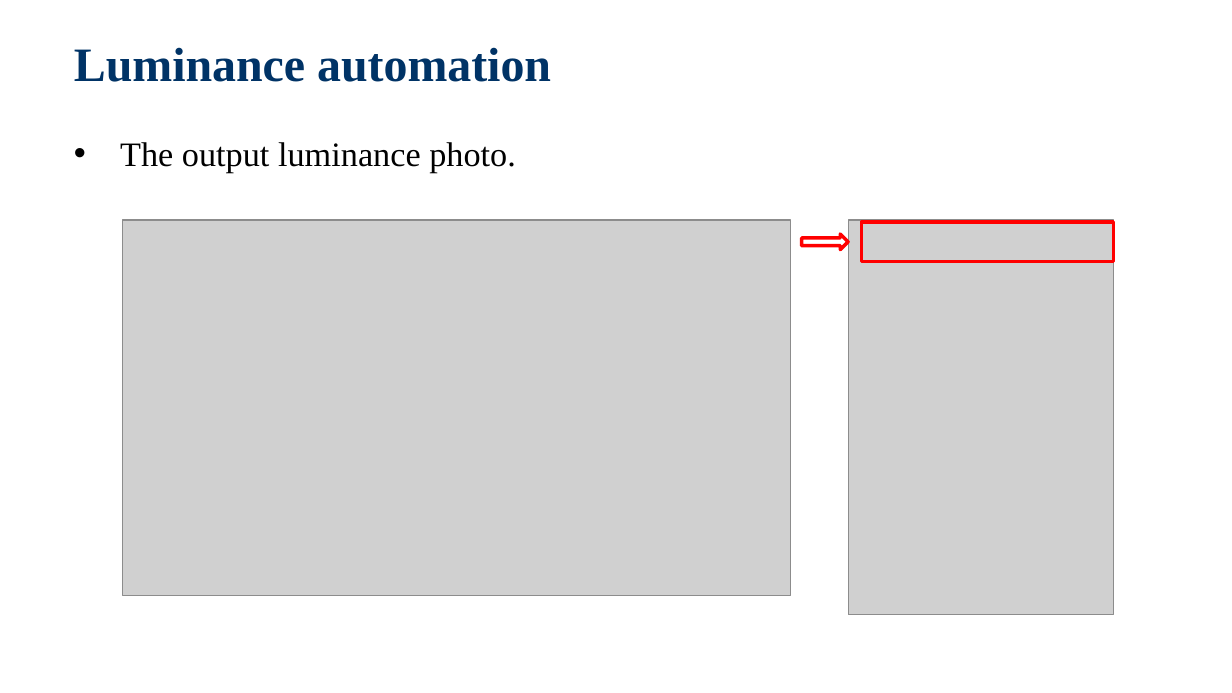
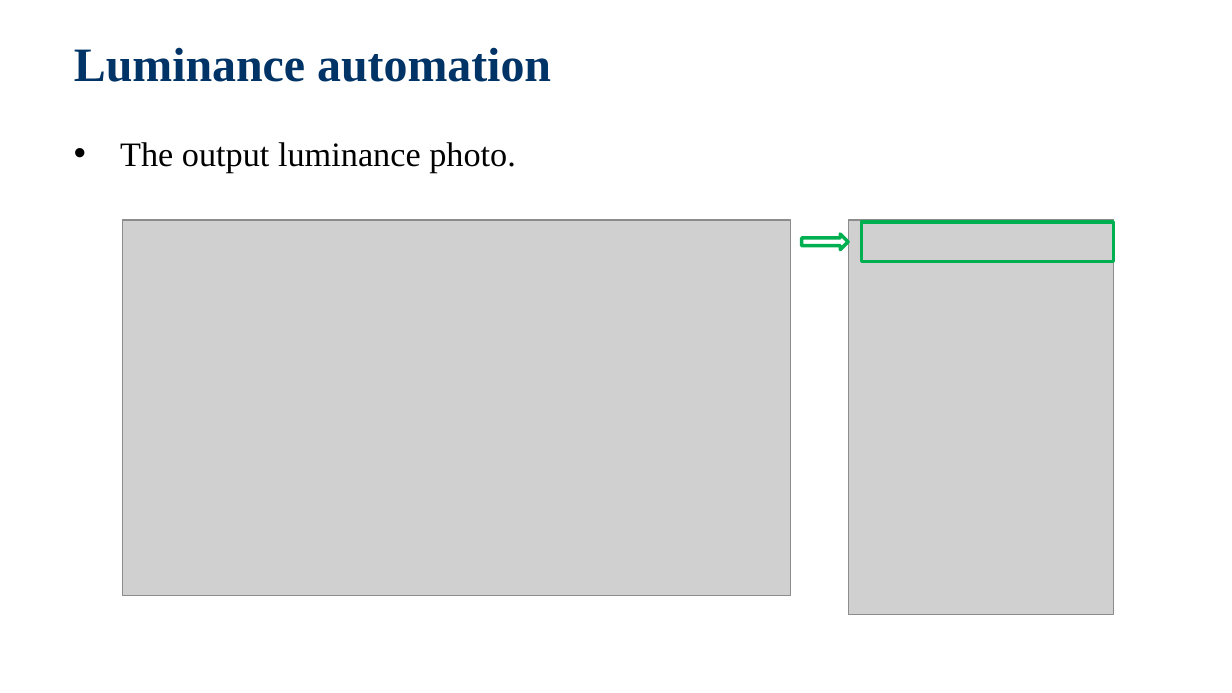
Before and after one commit to jackiejay888/automation, a slide deck: slide 22 of kpi/Automation Testing_Demo/Automation Testing_20200311.pptx. Drawn at 1232x693 pixels with LibreOffice and Linux fonts; fonts in the diff are those of the drawing; grey boxes stand for pictures; background and template pictures are left out. Boxes give left, top, right and bottom in pixels: in the first picture for what was removed or moved away, otherwise in the second. Text is boxed around its words. In the diff, an @@ line names an element or a change of style, - is before the commit and + after.

Commit message:
Modify the Automation Testing_Demo

```diff
--- a/kpi/Automation Testing_Demo/Automation Testing_20200311.pptx
+++ b/kpi/Automation Testing_Demo/Automation Testing_20200311.pptx
@@ right arrow at (802, 234, 849, 250): outline #FF0000 2 pt to #00B050 2 pt @@
@@ rectangle at (861, 222, 1112, 261): outline #FF0000 2 pt to #00B050 2 pt @@
```
Also in this commit, not shown: 14 other slides changed, 1 slide removed.
